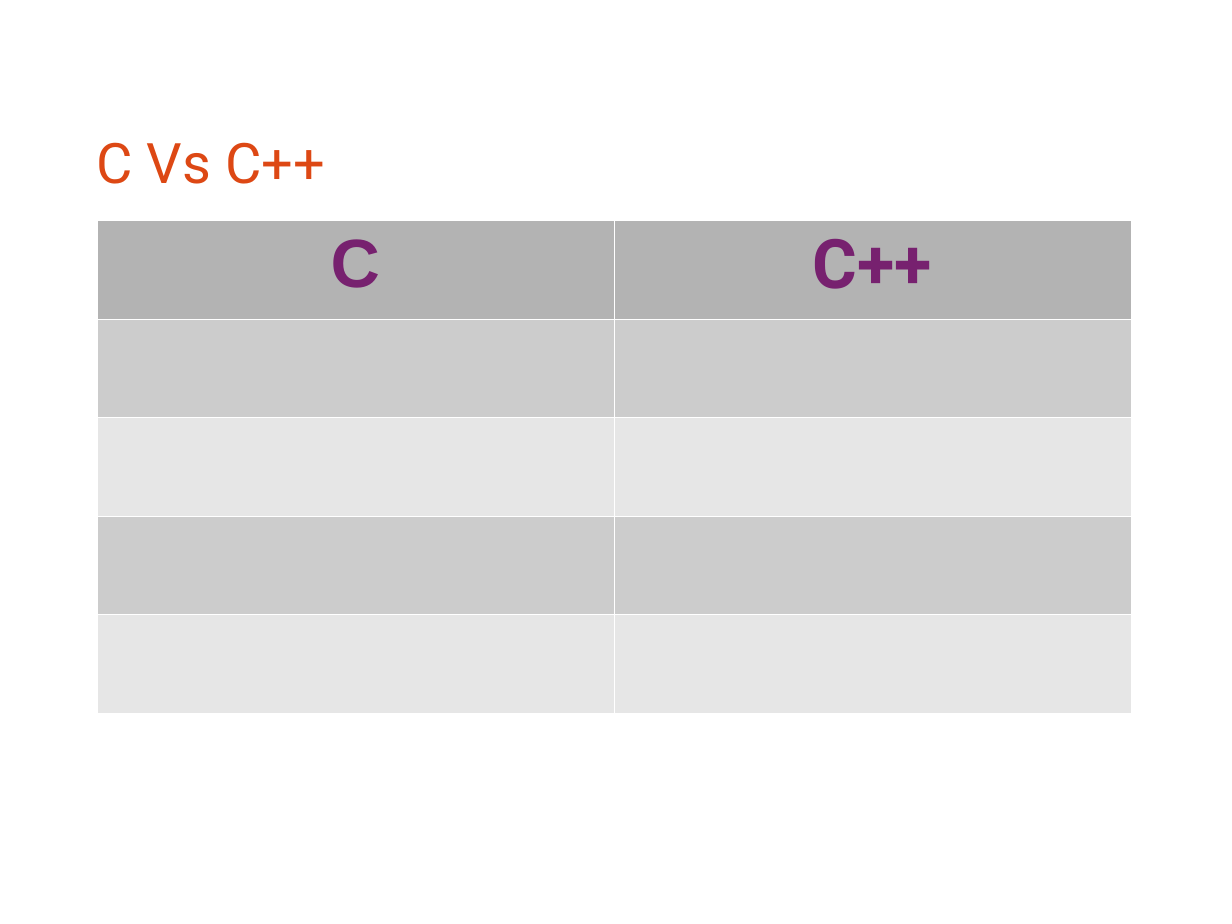
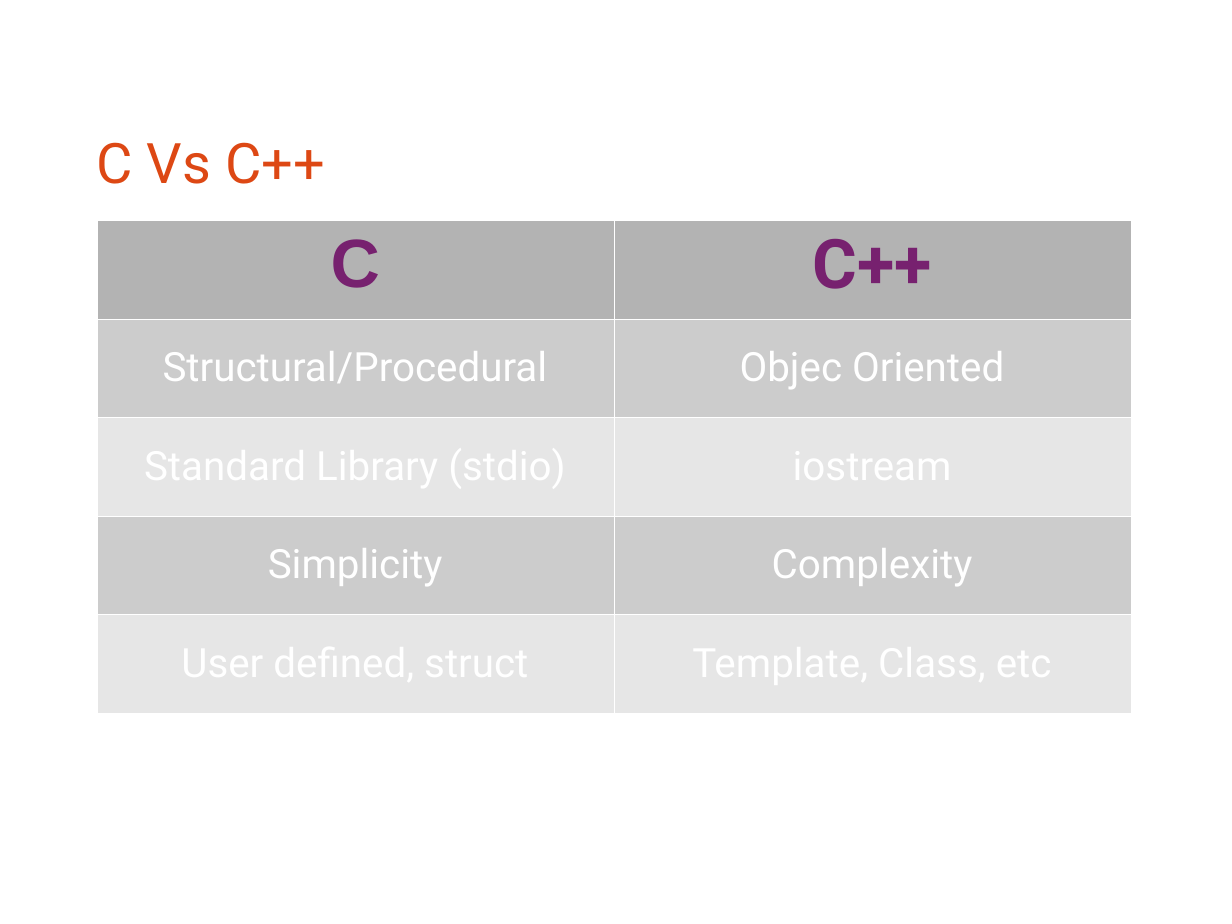
Before and after one commit to bagustris/prokom-tf, a slide deck: slide 5 of prokom1.odp. Drawn at 1232x924 pixels with LibreOffice and Linux fonts; fonts in the diff are those of the drawing. Boxes give left, top, right and bottom in pixels: in the first picture for what was removed or moved away, otherwise in the second. Text is boxed around its words. In the diff, an @@ line names an element or a change of style, - is before the commit and + after.

```diff
--- a/prokom1.odp
+++ b/prokom1.odp
@@ table at [97, 220, 1133, 713] @@
-row 2, column 1: 
+row 2, column 1: Structural/Procedural
-row 2, column 2: 
+row 2, column 2: Objec Oriented
-row 3, column 1: 
+row 3, column 1: Standard Library (stdio)
-row 3, column 2: 
+row 3, column 2: iostream
-row 4, column 1: 
+row 4, column 1: Simplicity
-row 4, column 2: 
+row 4, column 2: Complexity
-row 5, column 1: 
+row 5, column 1: User defined, struct
-row 5, column 2: 
+row 5, column 2: Template, Class, etc
```
Also in this commit, not shown: 2 other slides changed.
